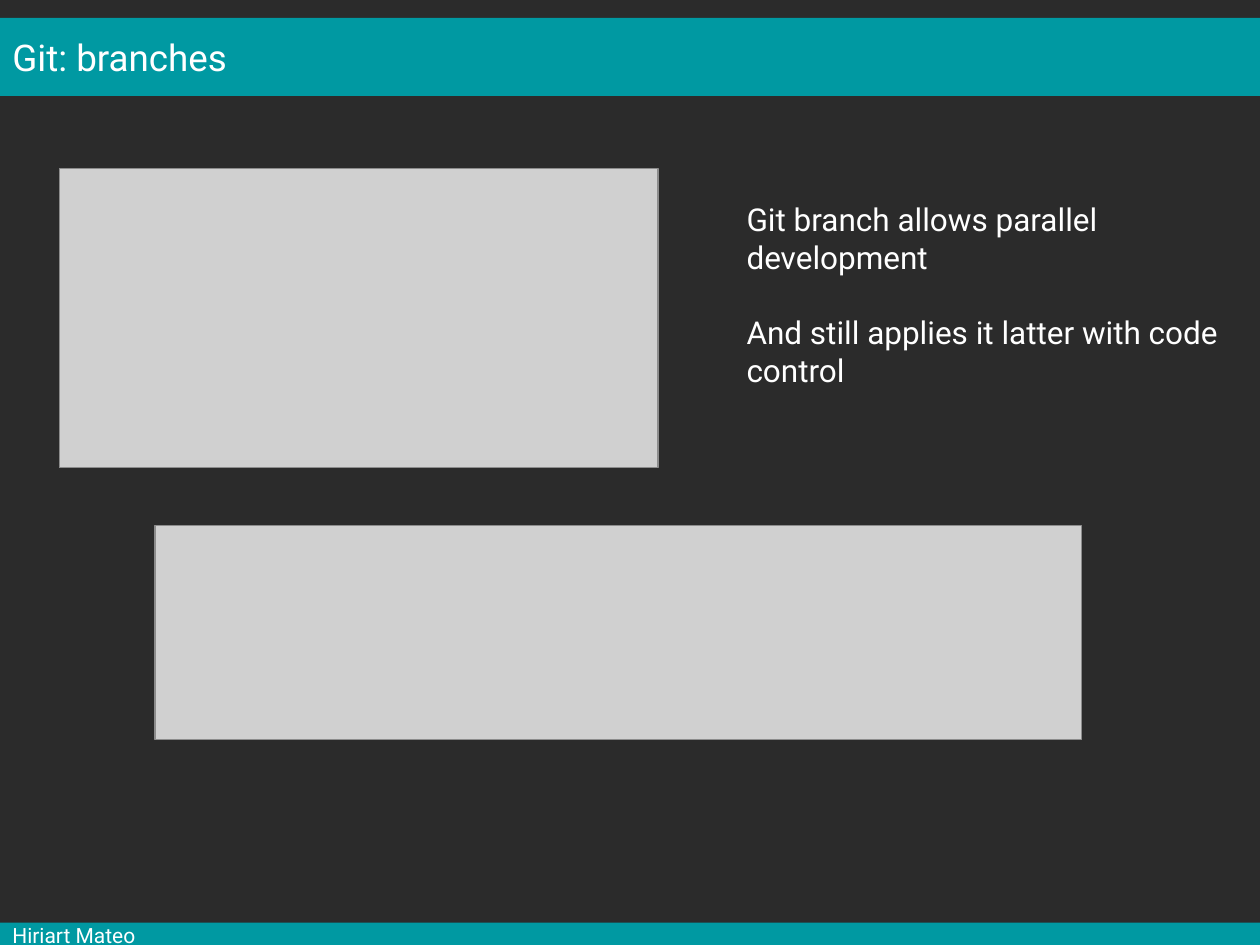
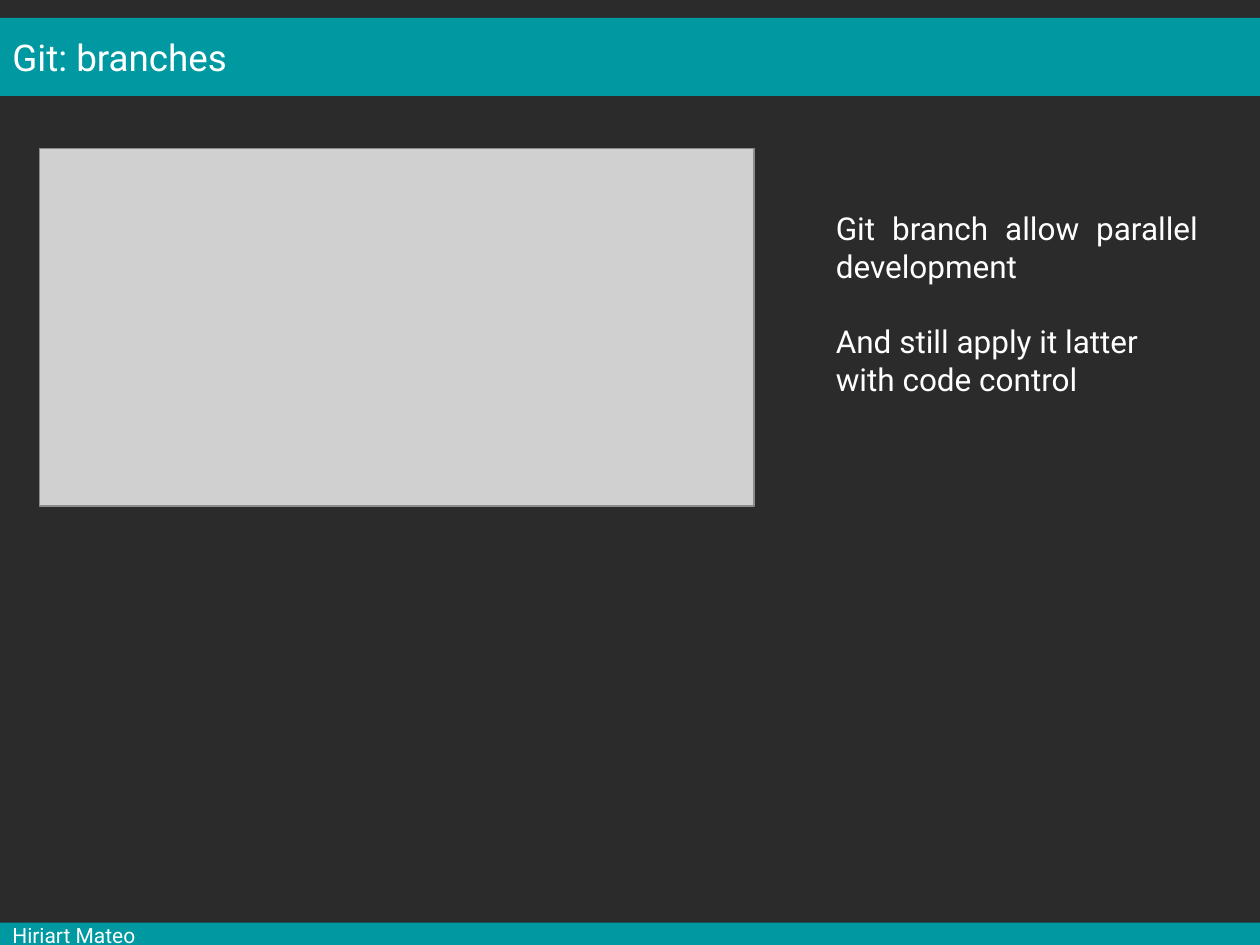
Before and after one commit to mesocentre-clermont-auvergne/formation_fair, a slide deck: slide 16 of fair_versionnage/versionnage_cours/cours.odp (slide 11 before the commit). Drawn at 1260x945 pixels with LibreOffice and Linux fonts; fonts in the diff are those of the drawing; grey boxes stand for pictures; background and template pictures are left out; a plain dark background stands for a picture behind light text. Boxes give left, top, right and bottom in pixels: in the first picture for what was removed or moved away, otherwise in the second. Text is boxed around its words. In the diff, an @@ line names an element or a change of style, - is before the commit and + after.

```diff
--- a/fair_versionnage/versionnage_cours/cours.odp
+++ b/fair_versionnage/versionnage_cours/cours.odp
@@ picture: place and size @@
-picture at (59,169,658,467)
+picture at (39,149,753,505)
@@ text at (836,216,1198,392): text changed @@
-Git branch allows parallel development
-And still applies it latter with code control
+Git branch allow parallel development
+And still apply it latter with code control
@@ picture removed at (155,525,1081,740) @@
```
Also in this commit, not shown: 17 other slides changed, 15 slides added.
